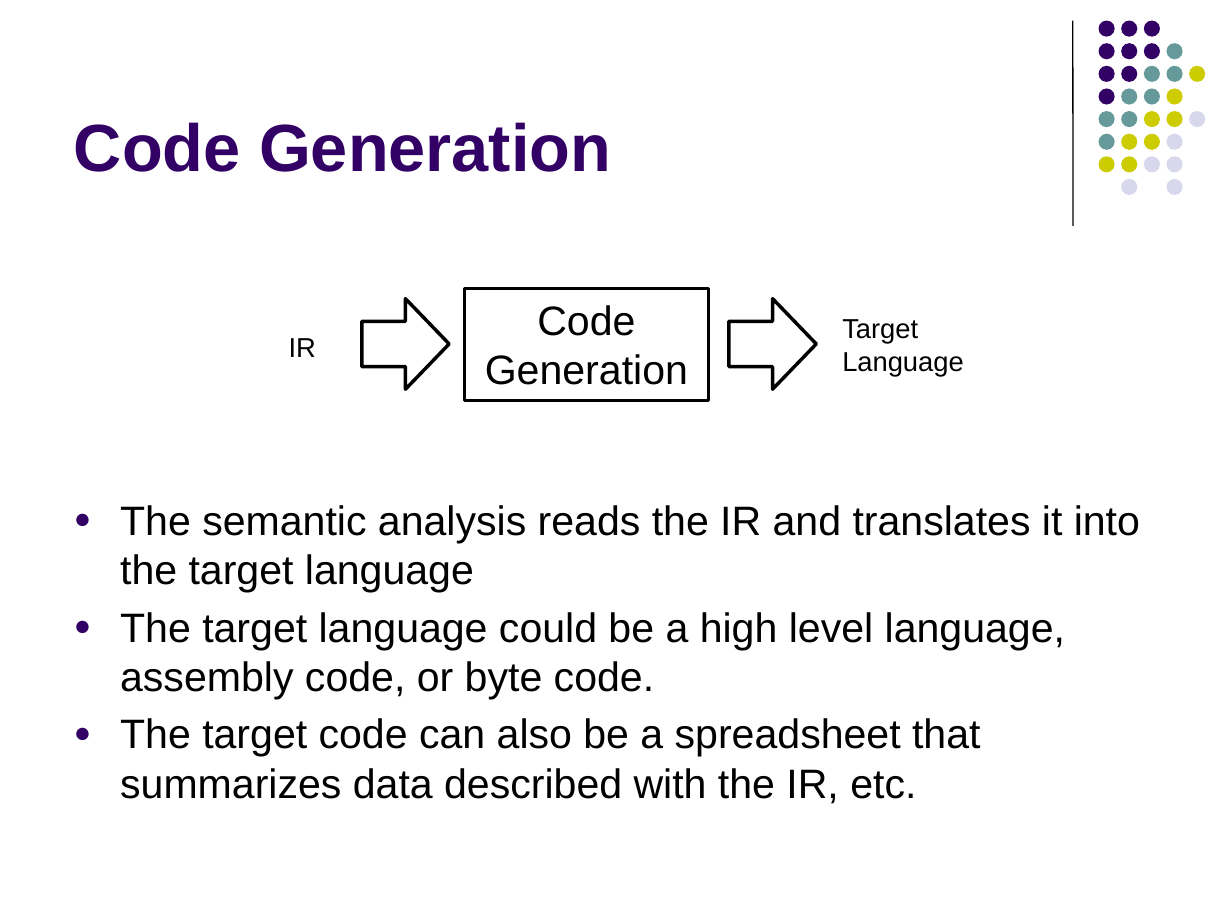
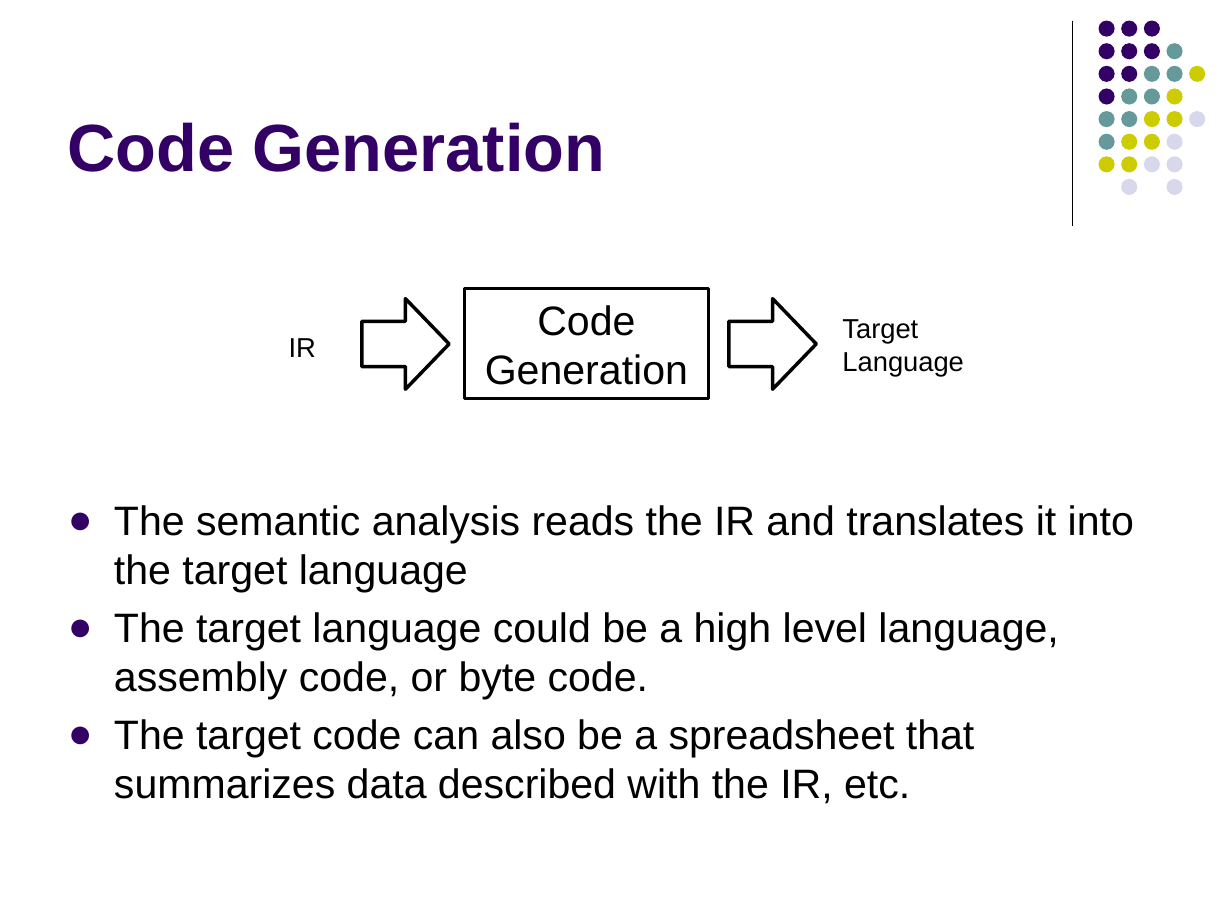
Before and after one commit to lutzhamel/CSC402, a slide deck: slide 16 of notes/csc402-ln001.pptx (slide 17 before the commit). Drawn at 1232x924 pixels with LibreOffice and Linux fonts; fonts in the diff are those of the drawing. Boxes give left, top, right and bottom in pixels: in the first picture for what was removed or moved away, otherwise in the second. Text is boxed around its words. In the diff, an @@ line names an element or a change of style, - is before the commit and + after.

```diff
--- a/notes/csc402-ln001.pptx
+++ b/notes/csc402-ln001.pptx
@@ title "Code Generation": place and size @@
-title "Code Generation" at [74, 122, 611, 172]
+title "Code Generation" at [68, 122, 605, 172]
@@ text "The semantic analysis reads the ..." at [114, 505, 1134, 804]: less space between paragraphs @@
```
Also in this commit, not shown: 24 other slides changed, 1 slide removed, 3 other files.
